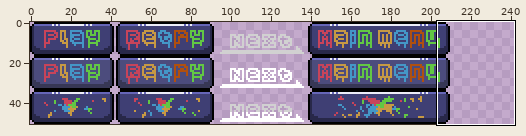
Two states of a sprite sheet, assets/Buttons/buttons.png. The picture above shows the old version from afar; the outline marks the close-up.
Close-up. Before:
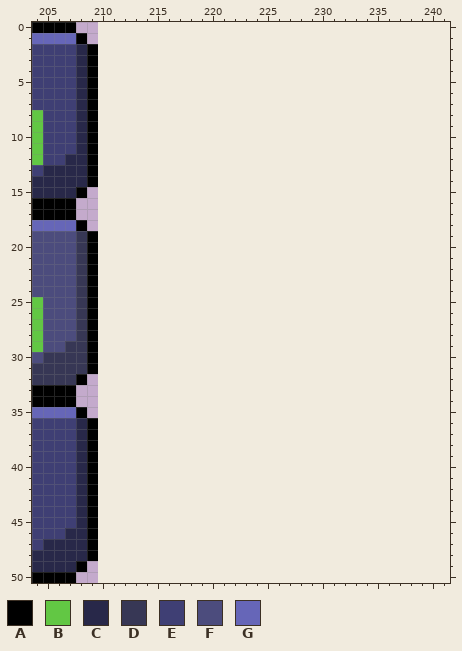
The file is 210x51 pixels. Shown: x 204..241, y 0..50. The old version is drawn lined up with the new one, on the new canvas.
Palette (. is transparent): A #000000  B #62c744  C #282849  D #373755  E #3f3f74  F #4c4c7d  G #6666b8
Pixels before, first column x 204:
 0 AAAA..
 1 GGGGA.
 2 EEEECA
 3 EEEECA
 4 EEEECA
 5 EEEECA
 6 EEEECA
 7 EEEECA
 8 BEEECA
 9 BEEECA
10 BEEECA
11 BEEECA
12 BEECCA
13 ECCCCA
14 CCCCCA
15 CCCCA.
16 AAAA..
17 AAAA..
18 GGGGA.
19 FFFFDA
20 FFFFDA
21 FFFFDA
22 FFFFDA
23 FFFFDA
24 FFFFDA
25 BFFFDA
26 BFFFDA
27 BFFFDA
28 BFFFDA
29 BFFDDA
30 FDDDDA
31 DDDDDA
32 DDDDA.
33 AAAA..
34 AAAA..
35 GGGGA.
36 EEEECA
37 EEEECA
38 EEEECA
39 EEEECA
40 EEEECA
41 EEEECA
42 EEEECA
43 EEEECA
44 EEEECA
45 EEEECA
46 EEECCA
47 ECCCCA
48 CCCCCA
49 CCCCA.
50 AAAA..
The same view after the edit:
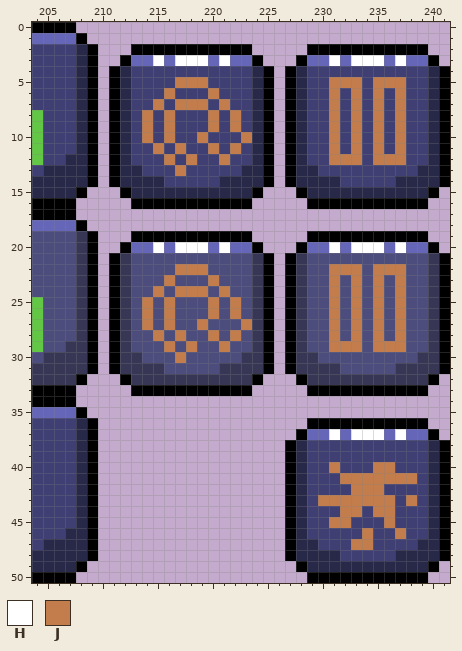
Colours new in this view: H #ffffff  J #c37d4d
Author's note on the commit: feat: create pause button and menu
The exact change:
canvas 210x51 -> 242x51
y 2: x 213..223 ........... -> AAAAAAAAAAA; x 229..239 ........... -> AAAAAAAAAAA
y 3: x 212..224 ............. -> AGGHGHHHGHGGA; x 228..240 ............. -> AGGHGHHHGHGGA
y 4: x 211..225 ............... -> ACEEEEEEEEEEECA; x 227..241 ............... -> ACEEEEEEEEEEECA
y 5: x 211..225 ............... -> ACEEEEJJJEEEECA; x 227..241 ............... -> ACEEJJJEJJJEECA
y 6: x 211..225 ............... -> ACEEEJEEEJEEECA; x 227..241 ............... -> ACEEJEJEJEJEECA
y 7: x 211..225 ............... -> ACEEJEJJJEJEECA; x 227..241 ............... -> ACEEJEJEJEJEECA
y 8..9: x 211..225 ............... -> ACEJEJEEEJEJECA; x 227..241 ............... -> ACEEJEJEJEJEECA
y 10: x 211..225 ............... -> ACEJEJEEJEEEJCA; x 227..241 ............... -> ACEEJEJEJEJEECA
y 11: x 211..225 ............... -> ACEEJEJEEJEJECA; x 227..241 ............... -> ACEEJEJEJEJEECA
y 12: x 211..225 ............... -> ACEEEJEJEEJEECA; x 227..241 ............... -> ACEEJJJEJJJEECA
y 13: x 211..225 ............... -> ACCEEEJEEEEECCA; x 227..241 ............... -> ACCEEEEEEEEECCA
y 14: x 211..225 ............... -> ACCCCEEEEECCCCA; x 227..241 ............... -> ACCCCEEEEECCCCA
y 15: x 212..224 ............. -> ACCCCCCCCCCCA; x 228..240 ............. -> ACCCCCCCCCCCA
y 16: x 213..223 ........... -> AAAAAAAAAAA; x 229..239 ........... -> AAAAAAAAAAA
y 19: x 213..223 ........... -> AAAAAAAAAAA; x 229..239 ........... -> AAAAAAAAAAA
y 20: x 212..224 ............. -> AGGHGHHHGHGGA; x 228..240 ............. -> AGGHGHHHGHGGA
y 21: x 211..225 ............... -> ADFFFFFFFFFFFDA; x 227..241 ............... -> ADFFFFFFFFFFFDA
y 22: x 211..225 ............... -> ADFFFFJJJFFFFDA; x 227..241 ............... -> ADFFJJJFJJJFFDA
y 23: x 211..225 ............... -> ADFFFJFFFJFFFDA; x 227..241 ............... -> ADFFJFJFJFJFFDA
y 24: x 211..225 ............... -> ADFFJFJJJFJFFDA; x 227..241 ............... -> ADFFJFJFJFJFFDA
y 25..26: x 211..225 ............... -> ADFJFJFFFJFJFDA; x 227..241 ............... -> ADFFJFJFJFJFFDA
y 27: x 211..225 ............... -> ADFJFJFFJFFFJDA; x 227..241 ............... -> ADFFJFJFJFJFFDA
y 28: x 211..225 ............... -> ADFFJFJFFJFJFDA; x 227..241 ............... -> ADFFJFJFJFJFFDA
y 29: x 211..225 ............... -> ADFFFJFJFFJFFDA; x 227..241 ............... -> ADFFJJJFJJJFFDA
y 30: x 211..225 ............... -> ADDFFFJFFFFFDDA; x 227..241 ............... -> ADDFFFFFFFFFDDA
y 31: x 211..225 ............... -> ADDDDFFFFFDDDDA; x 227..241 ............... -> ADDDDFFFFFDDDDA
y 32: x 212..224 ............. -> ADDDDDDDDDDDA; x 228..240 ............. -> ADDDDDDDDDDDA
y 33: x 213..223 ........... -> AAAAAAAAAAA; x 229..239 ........... -> AAAAAAAAAAA
y 36: x 229..239 ........... -> AAAAAAAAAAA
y 37: x 228..240 ............. -> AGGHGHHHGHGGA
y 38..39: x 227..241 ............... -> ACEEEEEEEEEEECA
y 40: x 227..241 ............... -> ACEEJEEEJJEEECA
y 41: x 227..241 ............... -> ACEEEJJJJJJJECA
y 42: x 227..241 ............... -> ACEEEEJJJEEEECA
y 43: x 227..241 ............... -> ACEJJJJJJJEJECA
y 44: x 227..241 ............... -> ACEEEJJEJJEEECA
y 45: x 227..241 ............... -> ACEEJJEEEJEEECA
y 46: x 227..241 ............... -> ACEEEEEJEEJEECA
y 47: x 227..241 ............... -> ACCEEEJJEEEECCA
y 48: x 227..241 ............... -> ACCCCEEEEECCCCA
y 49: x 228..240 ............. -> ACCCCCCCCCCCA
y 50: x 229..239 ........... -> AAAAAAAAAAA
